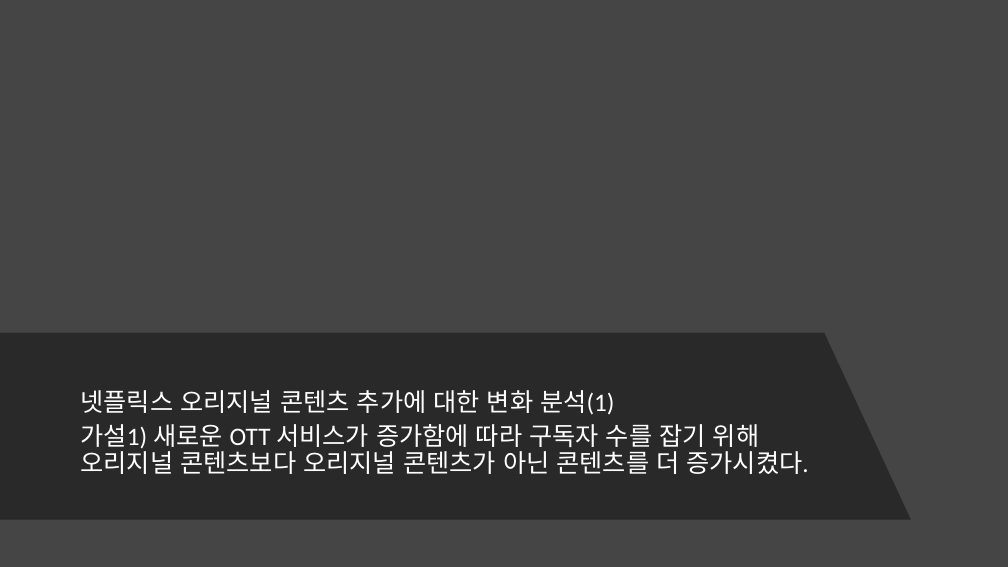
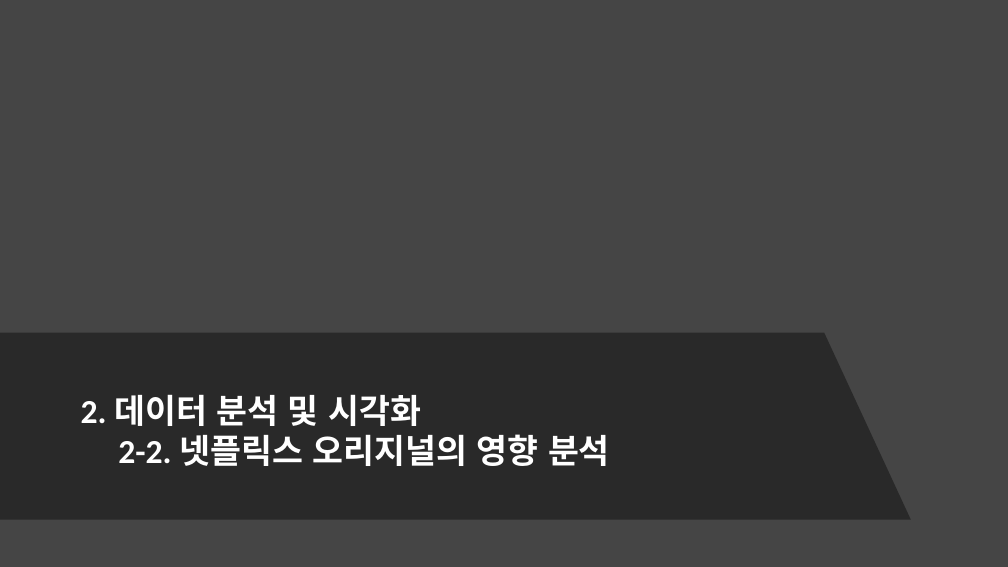
Before and after one commit to kim-seo-hyun/datathon, a slide deck: slide 10 of weddingpeach_speech_finish.pptx. Drawn at 1008x567 pixels with LibreOffice and Linux fonts; fonts in the diff are those of the drawing; background and template pictures are left out. Boxes give left, top, right and bottom in pixels: in the first picture for what was removed or moved away, otherwise in the second. Text is boxed around its words. In the diff, an @@ line names an element or a change of style, - is before the commit and + after.

```diff
--- a/weddingpeach_speech_finish.pptx
+++ b/weddingpeach_speech_finish.pptx
@@ text at [81,394,610,466]: text changed; size 24 to 32 pt; bold on @@
-넷플릭스 오리지널 콘텐츠 추가에 대한 변화 분석(1)
-가설1) 새로운 OTT 서비스가 증가함에 따라 구독자 수를 잡기 위해 오리지널 콘텐츠보다 오리지널 콘텐츠가 아닌 콘텐츠를 더 증가시켰다.
+2. 데이터 분석 및 시각화
+  2-2. 넷플릭스 오리지널의 영향 분석
```
Also in this commit, not shown: 4 other slides changed, 14 slides added, 20 slides removed.
